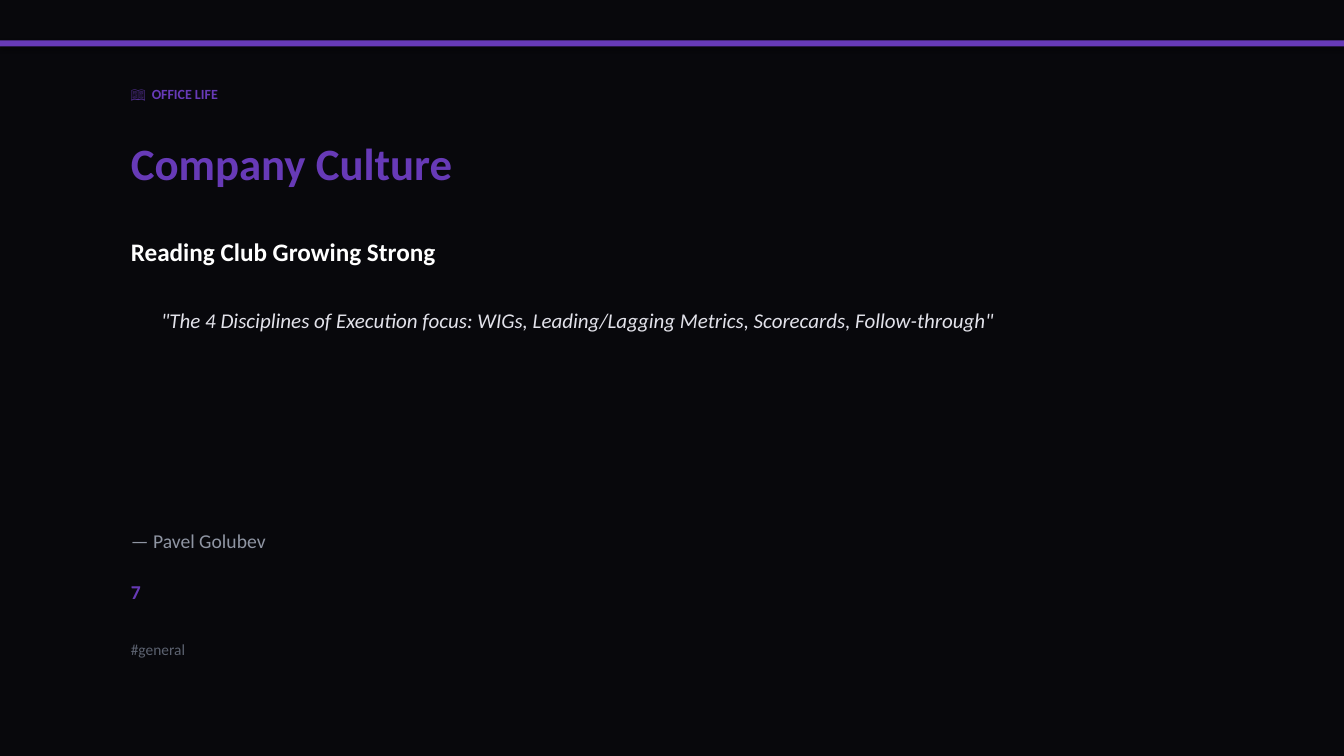
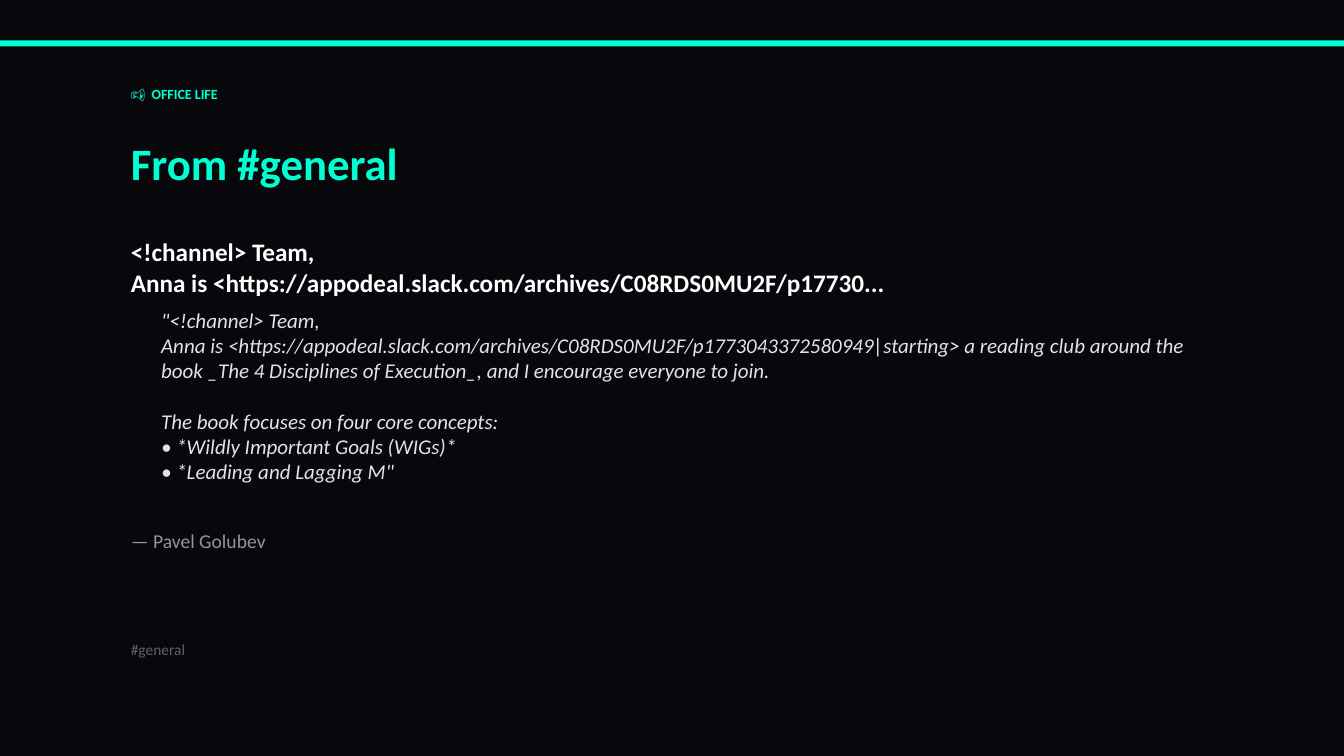
Before and after one commit to liliyagarifullina-maker/appodeal-pulse, a slide deck: slide 24 of data/archive/pulse_2026-03-11.pptx (slide 11 before the commit). Drawn at 1344x756 pixels with LibreOffice and Linux fonts; fonts in the diff are those of the drawing. Boxes give left, top, right and bottom in pixels: in the first picture for what was removed or moved away, otherwise in the second. Text is boxed around its words. In the diff, an @@ line names an element or a change of style, - is before the commit and + after.

```diff
--- a/data/archive/pulse_2026-03-11.pptx
+++ b/data/archive/pulse_2026-03-11.pptx
@@ rectangle at box(0, 40, 1344, 46): fill #673AB7 to #00FFD1 @@
@@ text at box(152, 90, 218, 99): text changed; text colour #673AB7 to #00FFD1 @@
-📖 OFFICE LIFE
+📢 OFFICE LIFE
@@ text at box(131, 148, 397, 188): text changed; text colour #673AB7 to #00FFD1 @@
-Company Culture
+From #general
@@ text at box(131, 243, 884, 296): text changed @@
-Reading Club Growing Strong
+<!channel> Team,
+Anna is <https://appodeal.slack.com/archives/C08RDS0MU2F/p17730...
@@ text at box(161, 313, 1184, 483): text changed @@
-"The 4 Disciplines of Execution focus: WIGs, Leading/Lagging Metrics, Scorecards, Follow-through"
+"<!channel> Team,
+Anna is <https://appodeal.slack.com/archives/C08RDS0MU2F/p1773043372580949|starting> a reading club around the book _The 4 Disciplines of Execution_, and I encourage everyone to join.
+The book focuses on four core concepts:
+• *Wildly Important Goals (WIGs)*
+• *Leading and Lagging M"
@@ text removed at box(131, 586, 141, 599) @@
-7
```
Also in this commit, not shown: 5 other slides changed, 17 slides added, 14 slides removed, 4 other files.
